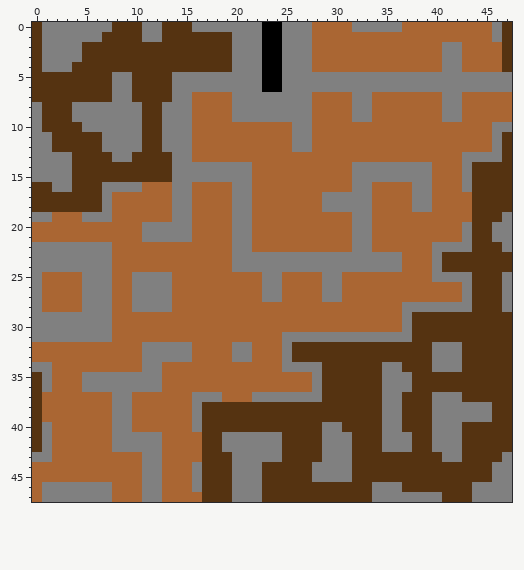
Two versions of one pixel-art sprite, krunkermap.png. The picture above was drawn from the file before the commit.
The file is 480x480 pixels, drawn in blocks of 10x10; one block is one cell here.
After the commit:
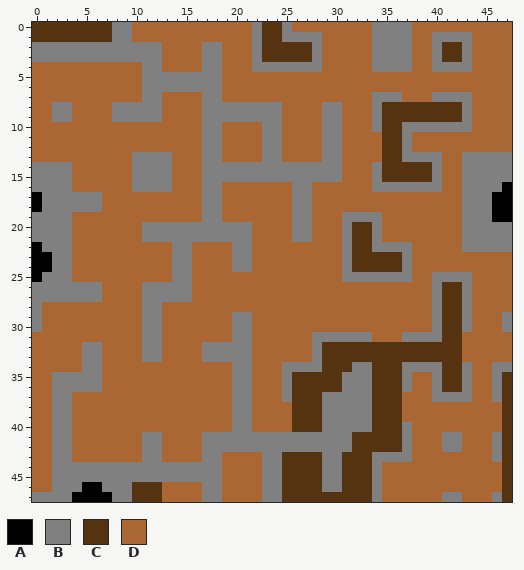
Palette (. is transparent): A #000000  B #808080  C #553311  D #aa6633
Difference:
y 0: x 1..21 BBBBBBBCCCBBCCCBBBBBB -> CCCCCCCBBDDDDDDDDDDDD; x 23..24 AA -> CC; x 26..27 BB -> DD; x 32..33 BB -> DD; x 37 D -> B; x 46..47 BC -> DD
y 1: x 1..6 BBBBBB -> CCCCCC; x 8..21 CCCBBCCCCCCCBB -> BBDDDDDDDDDDDD; x 23..24 AA -> CC; x 28 D -> B; x 34..37 DDDD -> BBBB; x 40..43 DDDD -> BBBB; x 46..47 BC -> DD
y 2..3: x 0 C -> B; x 5..21 CCCCCCCCCCCCCCCBB -> BBBBBBBBDDDDBBDDD; x 23..28 AABBBD -> CCCCCB; x 34..37 DDDD -> BBBB; x 40..43 DBBD -> BCCB; x 47 C -> D
y 4: x 0..21 CBBBCCCCCCCCCCCCCCCCBB -> DDDDDDDDDDDBBDDDDBBDDD; x 23..24 AA -> BB; x 28 D -> B; x 34..37 DDDD -> BBBB; x 40 D -> B; x 43 D -> B; x 47 C -> D
y 5..6: x 0..13 CCCCCCCCBBCCCC -> DDDDDDDDDDDBBB; x 19..47 BBBBAABBBBBBBBBBBBBBBBBBBBBBB -> DDDDDDDDDDDDDDDDDDDDDDDDDDDDD
y 7: x 0..15 CCCCCCCCBBCCCCBB -> DDDDDDDDDDDBBDDD; x 17..18 DD -> BB; x 20..27 BBBBBBBB -> DDDDDDDD; x 32..36 BBDDD -> DDBBB; x 40 D -> B; x 43 D -> B
y 8..9: x 0..7 BCCCBBBB -> DDBBDDDD; x 11..15 CCBBB -> BBDDD; x 17..19 DDD -> BBB; x 25..27 BBB -> DDD; x 29..30 DD -> BB; x 32..43 BBDDDDDDDBBD -> DDBCCCCCCCCB
y 10: x 0..15 BCCCCBBBBBBCCBBB -> DDDDDDDDDDDDDDDD; x 17..18 DD -> BB; x 23..24 DD -> BB; x 26..27 BB -> DD; x 29..30 DD -> BB; x 34..43 DDDDDDDDDD -> BCCBBBBBBB; x 46..47 BB -> DD
y 11..12: x 0..15 BBCCCCCBBBBCCBBB -> DDDDDDDDDDDDDDDD; x 17..18 DD -> BB; x 23..24 DD -> BB; x 26..27 BB -> DD; x 29..30 DD -> BB; x 35..37 DDD -> CCB; x 46..47 BC -> DD
y 13: x 0..15 BBBBCCCCBBCCCCBB -> DDDDDDDDDDBBBBDD; x 17..18 DD -> BB; x 23..24 DD -> BB; x 29..30 DD -> BB; x 35..40 DDDDDD -> CCBBBB; x 47 C -> B
y 14..15: x 4..16 CCCCCCCCCCBBB -> DDDDDDBBBBDDD; x 22..30 DDDDDDDDD -> BBBBBBBBB; x 32..33 BB -> DD; x 35..40 BBBBBD -> CCCCCB; x 44..47 CCCC -> BBBB
y 16: x 0..1 CC -> BB; x 4..9 CCCBBB -> DDDDDD; x 11..15 DDDBB -> BBBDD; x 17..18 DD -> BB; x 20..21 BB -> DD; x 26..27 DD -> BB; x 32..37 BBDDDD -> DDBBBB; x 40 D -> B; x 44..47 CCCC -> BBBA
y 17..18: x 0..7 CCCCCCCB -> ABBBBBBD; x 14..15 BB -> DD; x 17..18 DD -> BB; x 20..21 BB -> DD; x 26..27 DD -> BB; x 29..33 BBBBB -> DDDDD; x 38..39 BB -> DD; x 43..47 DCCCC -> BBBAA
y 19: x 2..3 DD -> BB; x 5..7 BBB -> DDD; x 14..15 BB -> DD; x 17..18 DD -> BB; x 20..21 BB -> DD; x 26..27 DD -> BB; x 31 D -> B; x 34 D -> B; x 43..47 DCCCB -> BBBAA
y 20..21: x 0..3 DDDD -> BBBB; x 16..19 DDDD -> BBBB; x 26..27 DD -> BB; x 31..34 DBBD -> BCCB; x 44..45 CC -> BB
y 22: x 0 B -> A; x 4..7 BBBB -> DDDD; x 14..15 DD -> BB; x 31..37 DBBDDDD -> BCCBBBB; x 40..42 BBB -> DDD; x 44..46 CCC -> BBB
y 23..24: x 0..1 BB -> AA; x 4..7 BBBB -> DDDD; x 14..15 DD -> BB; x 22..30 BBBBBBBBB -> DDDDDDDDD; x 32..37 BBBBBD -> CCCCCB; x 40..47 BCCCCCCC -> DDDDDDDD
y 25: x 0..3 BDDD -> ABBB; x 5..7 BBB -> DDD; x 10..15 BBBBDD -> DDDDBB; x 23..24 BB -> DD; x 29..37 BBDDDDDDD -> DDBBBBBBB; x 44..47 CCCB -> DDDD
y 26..27: x 1..4 DDDD -> BBBB; x 7 B -> D; x 10 B -> D; x 14..15 DD -> BB; x 23..24 BB -> DD; x 29..30 BB -> DD; x 40..42 DDD -> BCC; x 44..47 CCCB -> DDDD
y 28: x 5..7 BBB -> DDD; x 10 B -> D; x 13 B -> D; x 37..39 BBB -> DDD; x 41..42 BB -> CC; x 44..47 CCCB -> DDDD
y 29..30: x 1..7 BBBBBBB -> DDDDDDD; x 11..12 DD -> BB; x 20..21 DD -> BB; x 37..40 BCCC -> DDDB; x 43..47 CCCCC -> BDDDB
y 31: x 0..7 BBBBBBBB -> DDDDDDDD; x 11..12 DD -> BB; x 20..21 DD -> BB; x 25..27 BBB -> DDD; x 34..36 BBB -> DDD; x 38..40 CCC -> BBB; x 43..47 CCCCC -> DDDDD
y 32..33: x 5..6 DD -> BB; x 13..15 BBB -> DDD; x 17..19 DDD -> BBB; x 25..28 BCCC -> DDDB; x 40..47 BBBCCCCC -> CCCDDDDD
y 34: x 0..1 BB -> DD; x 5..6 DD -> BB; x 11..12 BB -> DD; x 20..21 DD -> BB; x 32..33 CC -> BB; x 35..39 BBCCC -> CCBBB; x 41..47 BBCCCCC -> CCBDDBB
y 35..36: x 0..4 CBDDD -> DDBBB; x 7..12 BBBBBB -> DDDDDD; x 20..21 DD -> BB; x 25..28 DDDB -> BCCC; x 31..33 CCC -> BBB; x 35..36 BB -> CC; x 38..40 CCC -> DDB; x 43..46 CCCC -> BDDB
y 37: x 0 C -> D; x 2..3 DD -> BB; x 8..9 BB -> DD; x 16..18 BBB -> DDD; x 20..24 DDBBB -> BBDDD; x 26..33 BBBCCCCC -> CCCBBBBB; x 35..39 BBCCC -> CCDDD; x 43..46 CCCC -> BDDB
y 38..39: x 0 C -> D; x 2..3 DD -> BB; x 8..9 BB -> DD; x 16..25 BCCCCCCCCC -> DDDDBBDDDD; x 29..33 CCCCC -> BBBBB; x 35..46 BBCCCBBBBBBC -> CCDDDDDDDDDD
y 40: x 0..3 CBDD -> DDBB; x 8..9 BB -> DD; x 16..25 BCCCCCCCCC -> DDDDBBDDDD; x 31..33 CCC -> BBB; x 35..46 BBCCCBBBCCCC -> CCBDDDDDDDDD
y 41..42: x 0..3 CBDD -> DDBB; x 8..10 BBB -> DDD; x 17..18 CC -> BB; x 25..28 CCCC -> BBBB; x 35..36 BB -> CC; x 38..40 CCB -> DDD; x 43..46 CCCC -> DDDB
y 43: x 0..3 BBDD -> DDBB; x 17..22 CCCBBB -> BBDDDD; x 31 B -> C; x 34..47 CCCCCCCBBCCCCB -> BBBBDDDDDDDDBC
y 44..45: x 2..10 DDDDDDDDD -> BBBBBBBBB; x 13..15 DDD -> BBB; x 17..24 CCCBBBCC -> BBDDDDBB; x 28 B -> C; x 31 B -> C; x 34..47 CCCCCCCCCCCCBB -> BDDDDDDDDDDDDC
y 46: x 1 B -> D; x 5..6 BB -> AA; x 8..12 DDDBB -> BBCCC; x 16..24 BCCCBBBCC -> DBBDDDDBB; x 29..30 CC -> BB; x 35..47 BBCCCCCCCBBBB -> DDDDDDDDDDDDC
y 47: x 0 D -> B; x 4..12 BBBBDDDBB -> AAAABBCCC; x 17..24 CCCBBBCC -> BBDDDDBB; x 35..45 BBBBBBCCCBB -> DDDDDDBBDDD; x 47 B -> C
Boxes around the changes in both pictures, in picture pixels (x1, y1, x2, y2):
changed: (32, 22, 512, 502)
